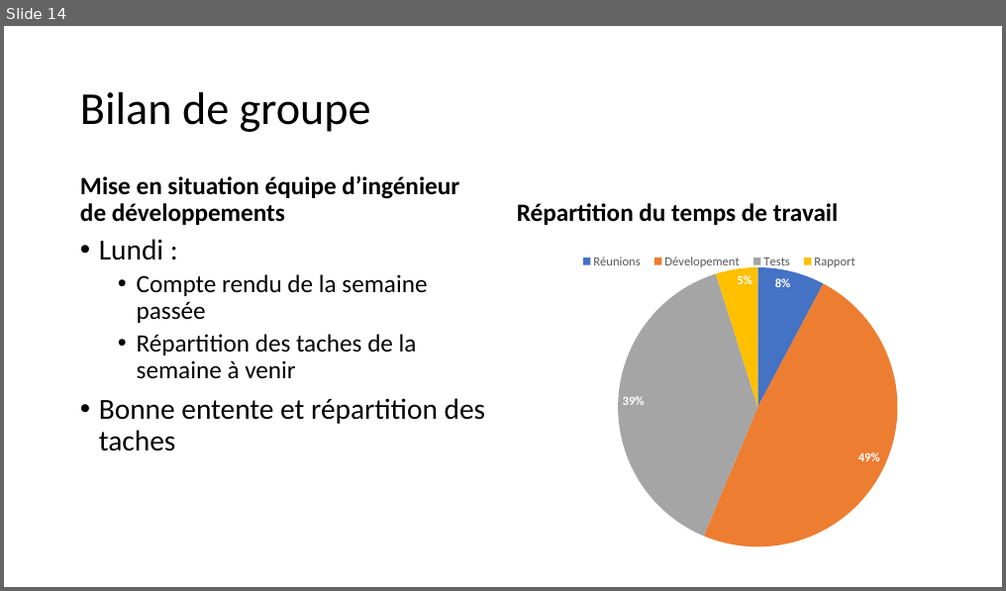
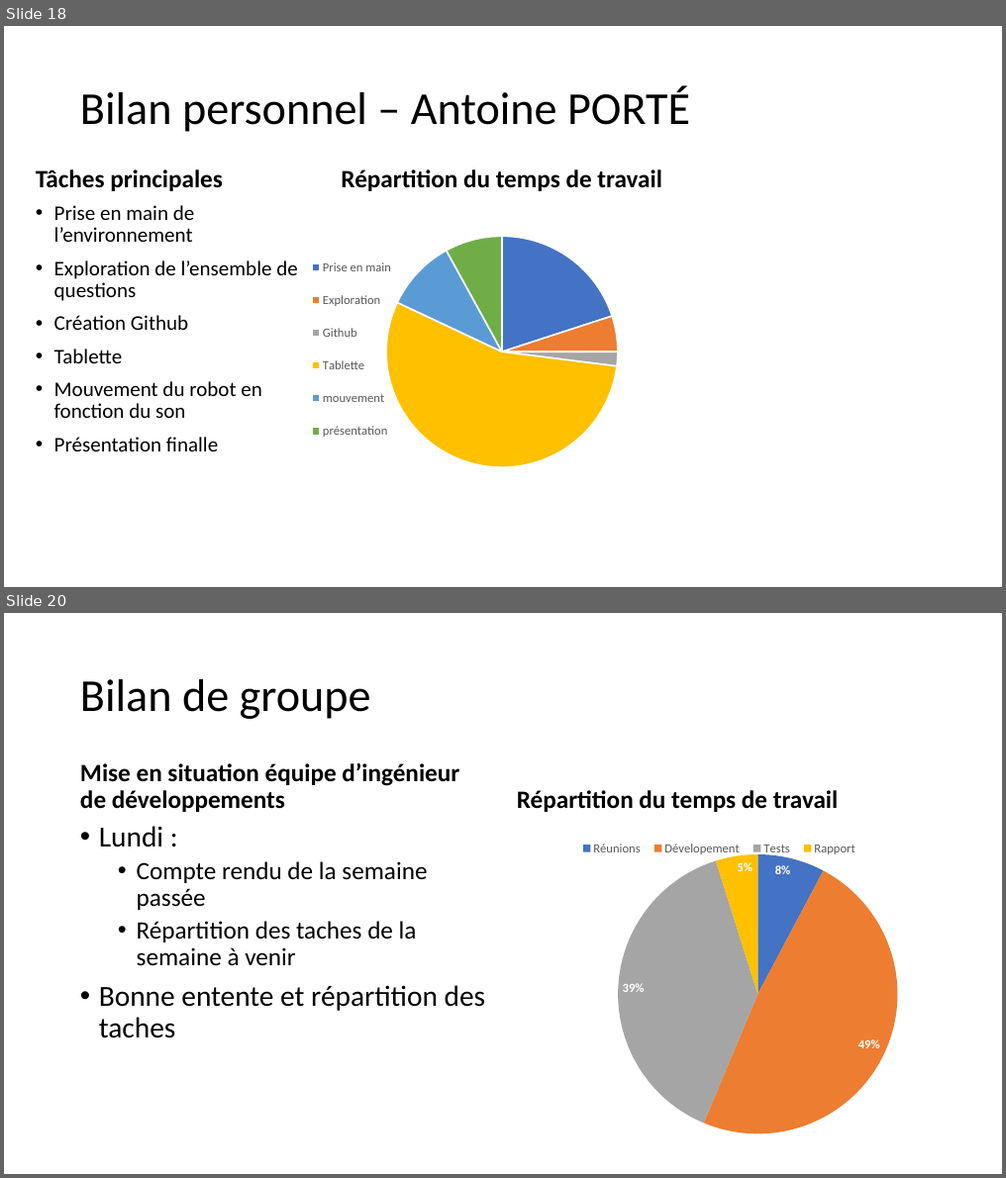
Before and after one commit to PorteAntoine/IHM_PEPPER_CPE2017, a slide deck: Rapport/Diapo_ihm_pepper.pptx. Shown one above the other, each under a label of ours: slide 14 before the commit, slides 18 and 20 after it; the slides between them are not shown. The pictures are 1006x591 and 1006x1178 pixels, drawn with LibreOffice and Linux fonts; fonts in the diff are those of the drawing; background and template pictures are left out. Boxes give left, top, right and bottom in pixels: in the first picture for what was removed or moved away, otherwise in the second. Text is boxed around its words. In the diff, an @@ line names an element or a change of style, - is before the commit and + after.

```diff
--- a/Rapport/Diapo_ihm_pepper.pptx
+++ b/Rapport/Diapo_ihm_pepper.pptx
@@ slide 18 added at bbox=[4, 26, 1002, 587], background picture (left out) @@
@@ title added at bbox=[80, 86, 690, 132], 44 pt, text #000000 @@
+Bilan personnel – Antoine PORTÉ
@@ text added at bbox=[36, 170, 223, 191], 24 pt, text #000000, bold @@
+Tâches principales
@@ text added at bbox=[341, 170, 662, 191], 24 pt, text #000000, bold @@
+Répartition du temps de travail
@@ text added at bbox=[54, 205, 297, 452], 20 pt, text #000000 @@
+• Prise en main de l’environnement
+• Exploration de l’ensemble de questions
+• Création Github
+• Tablette
+• Mouvement du robot en fonction du son
+• Présentation finalle
@@ pie chart added at bbox=[293, 212, 632, 513] @@
+categories: Prise en main, Exploration, Github, Tablette, mouvement, présentation
+Series 1: 20, 5, 2, 55, 10, 8
@@ what was slide 14 is now slide 20 @@
```
Also in this commit, not shown: 1 slide changed, 6 other slides added, 1 slide removed.
